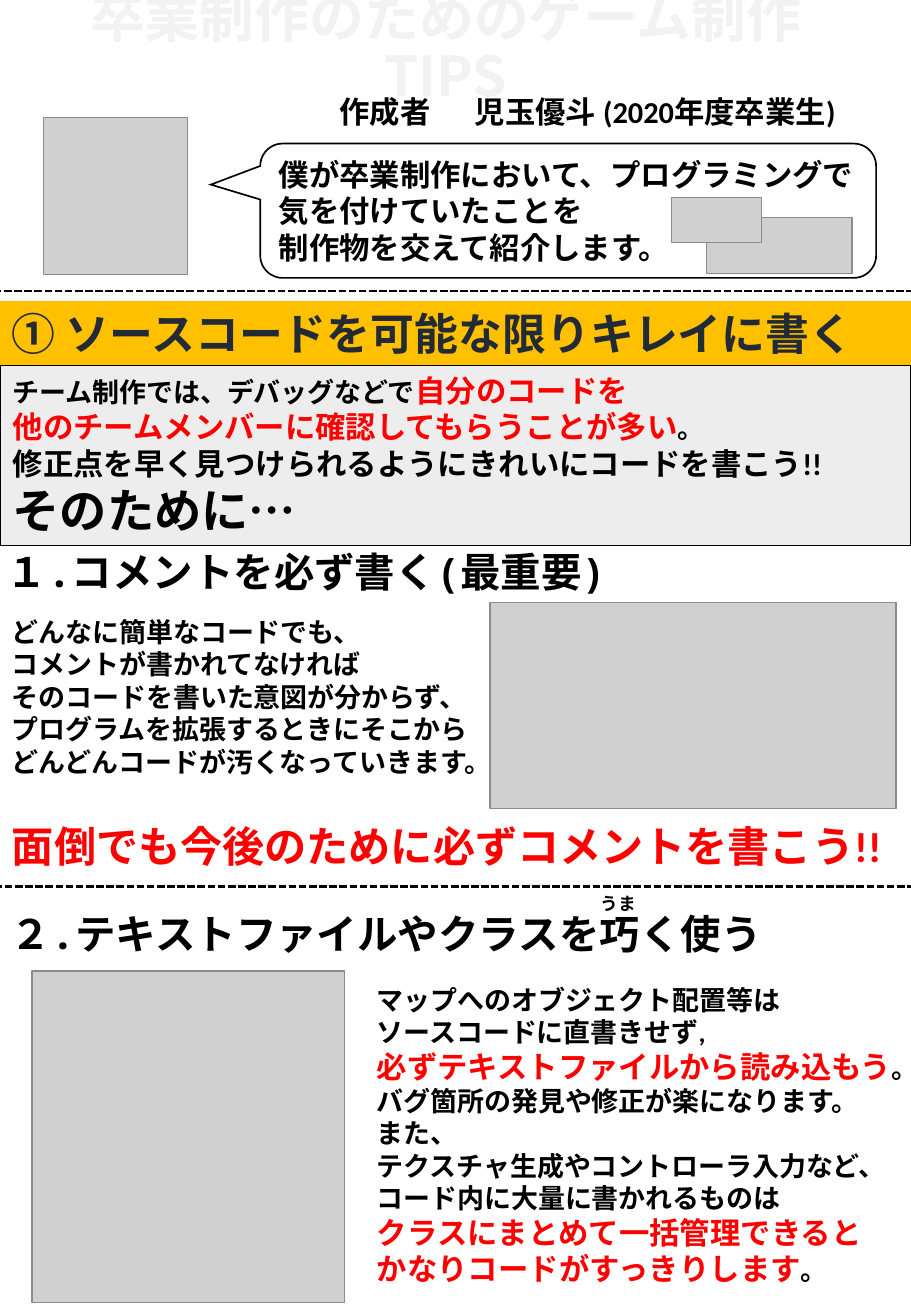
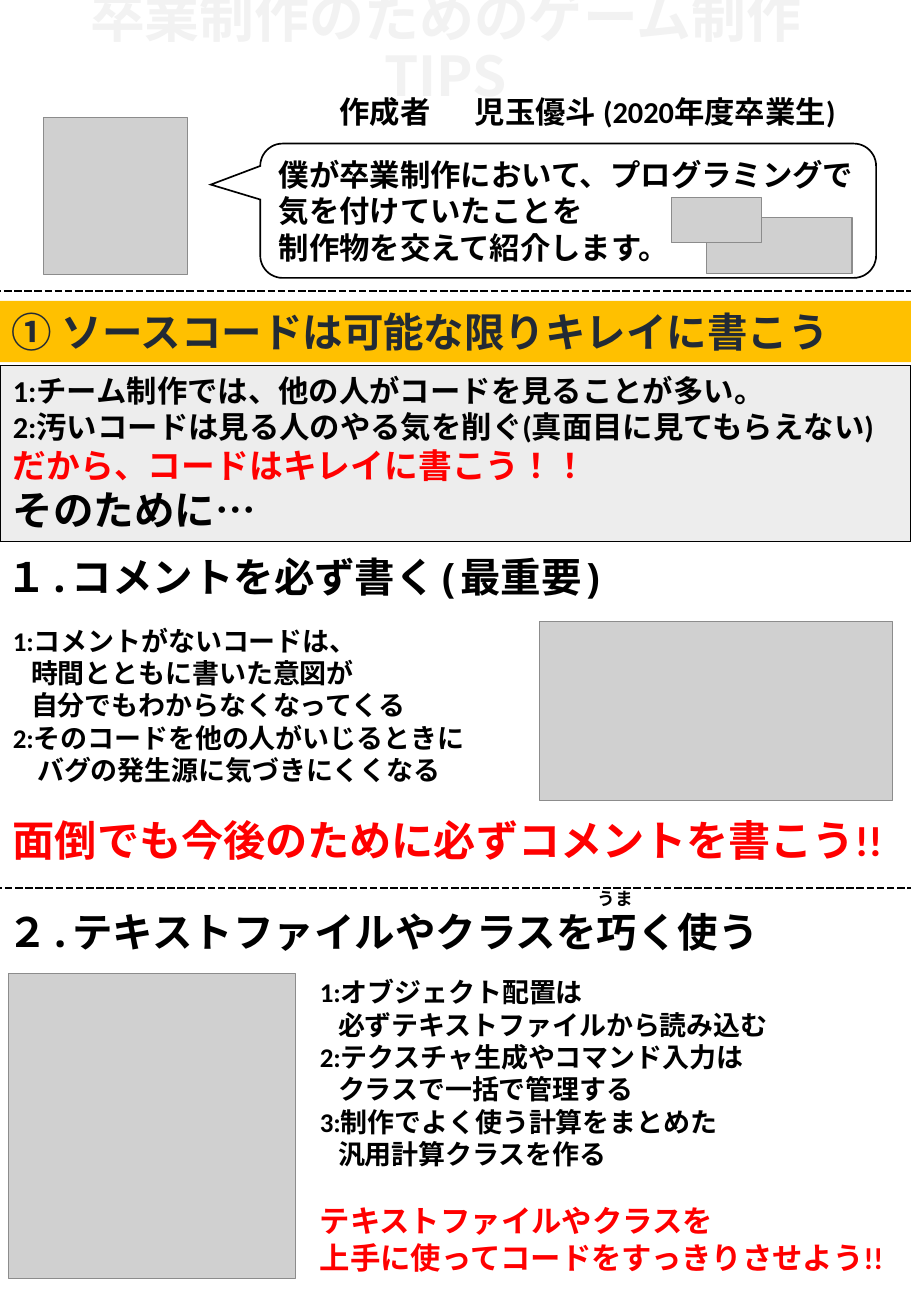
Before and after one commit to MikiyaMeguro/TEAM_B_OPEN, a slide deck: slide 1 of アーカイブ用/パワポ用/卒業制作のためのゲーム制作TIPS.pptx. Drawn at 911x1316 pixels with LibreOffice and Linux fonts; fonts in the diff are those of the drawing; grey boxes stand for pictures. Boxes give left, top, right and bottom in pixels: in the first picture for what was removed or moved away, otherwise in the second. Text is boxed around its words. In the diff, an @@ line names an element or a change of style, - is before the commit and + after.

```diff
--- a/アーカイブ用/パワポ用/卒業制作のためのゲーム制作TIPS.pptx
+++ b/アーカイブ用/パワポ用/卒業制作のためのゲーム制作TIPS.pptx
@@ rectangle "① ソースコードは可能な限りキレイに書こう": place and size @@
-rectangle "① ソースコードは可能な限りキレイに書こう" at box(0, 301, 911, 367)
+rectangle "① ソースコードは可能な限りキレイに書こう" at box(0, 301, 911, 362)
@@ text in rectangle at box(12, 312, 829, 351): text changed; size 26 to 24 pt @@
-① ソースコードを可能な限りキレイに書く
+① ソースコードは可能な限りキレイに書こう
@@ text in rectangle at box(13, 376, 874, 481): text changed @@
-チーム制作では、デバッグなどで自分のコードを
-他のチームメンバーに確認してもらうことが多い。
-修正点を早く見つけられるようにきれいにコードを書こう!!
+1:チーム制作では、他の人がコードを見ることが多い。
+2:汚いコードは見る人のやる気を削ぐ(真面目に見てもらえない)
+だから、コードはキレイに書こう！！
@@ text in rectangle at box(13, 492, 256, 528): size 28 to 24 pt in "そのために…" @@
@@ text "１.コメントを必ず書く(最重要)": place and size @@
-text "１.コメントを必ず書く(最重要)" at box(7, 552, 606, 594)
+text "１.コメントを必ず書く(最重要)" at box(7, 557, 606, 599)
@@ text "1:コメントがないコードは、": place and size @@
-text "1:コメントがないコードは、" at box(12, 619, 882, 866)
+text "1:コメントがないコードは、" at box(13, 628, 883, 860)
@@ text at box(13, 628, 464, 783): text changed @@
-どんなに簡単なコードでも、
-コメントが書かれてなければ
-そのコードを書いた意図が分からず、
-プログラムを拡張するときにそこから
-どんどんコードが汚くなっていきます。
+1:コメントがないコードは、
+時間とともに書いた意図が
+自分でもわからなくなってくる
+2:そのコードを他の人がいじるときに
+バグの発生源に気づきにくくなる
@@ picture: place and size @@
-picture at box(490, 602, 895, 809)
+picture at box(539, 621, 893, 800)
@@ text "うま": place and size @@
-text "うま" at box(601, 895, 636, 911)
+text "うま" at box(598, 887, 633, 906)
@@ picture: place and size @@
-picture at box(32, 971, 344, 1302)
+picture at box(9, 973, 296, 1278)
@@ text at box(320, 980, 884, 1272): text changed @@
-マップへのオブジェクト配置等は
-ソースコードに直書きせず,
-必ずテキストファイルから読み込もう。
-バグ箇所の発見や修正が楽になります。
-また、
-テクスチャ生成やコントローラ入力など、コード内に大量に書かれるものは
-クラスにまとめて一括管理できると
-かなりコードがすっきりします。
+1:オブジェクト配置は
+必ずテキストファイルから読み込む
+2:テクスチャ生成やコマンド入力は
+クラスで一括で管理する
+3:制作でよく使う計算をまとめた
+汎用計算クラスを作る
+テキストファイルやクラスを
+上手に使ってコードをすっきりさせよう!!
```
Also in this commit, not shown: 1 other slide changed.
